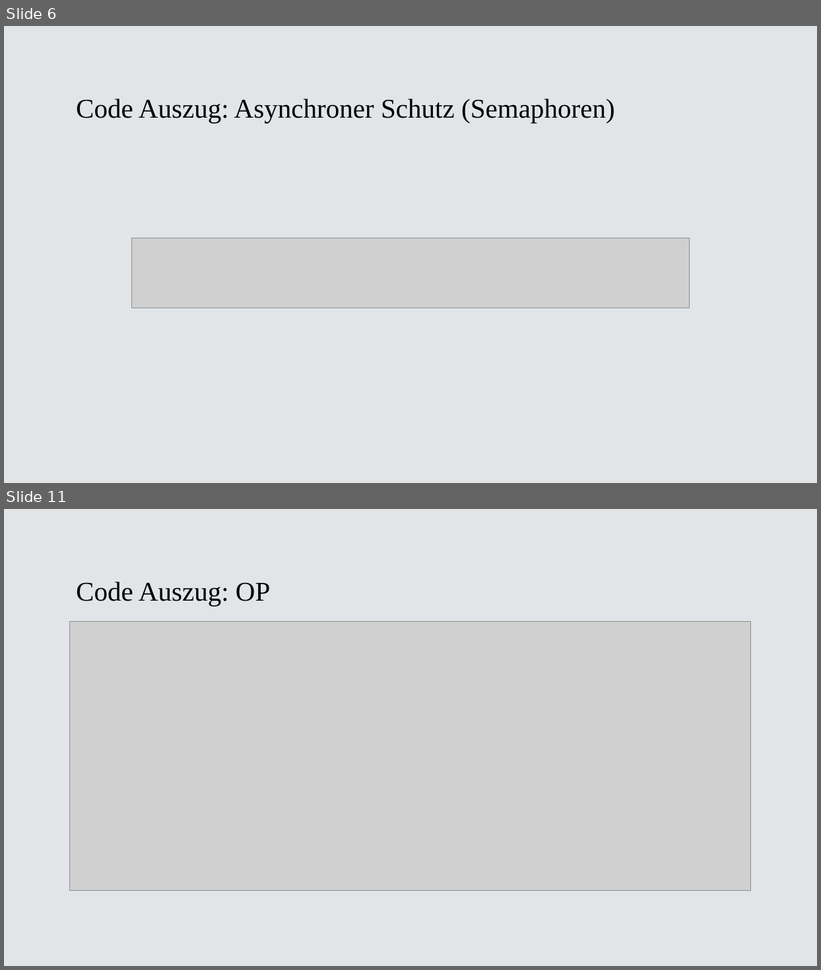
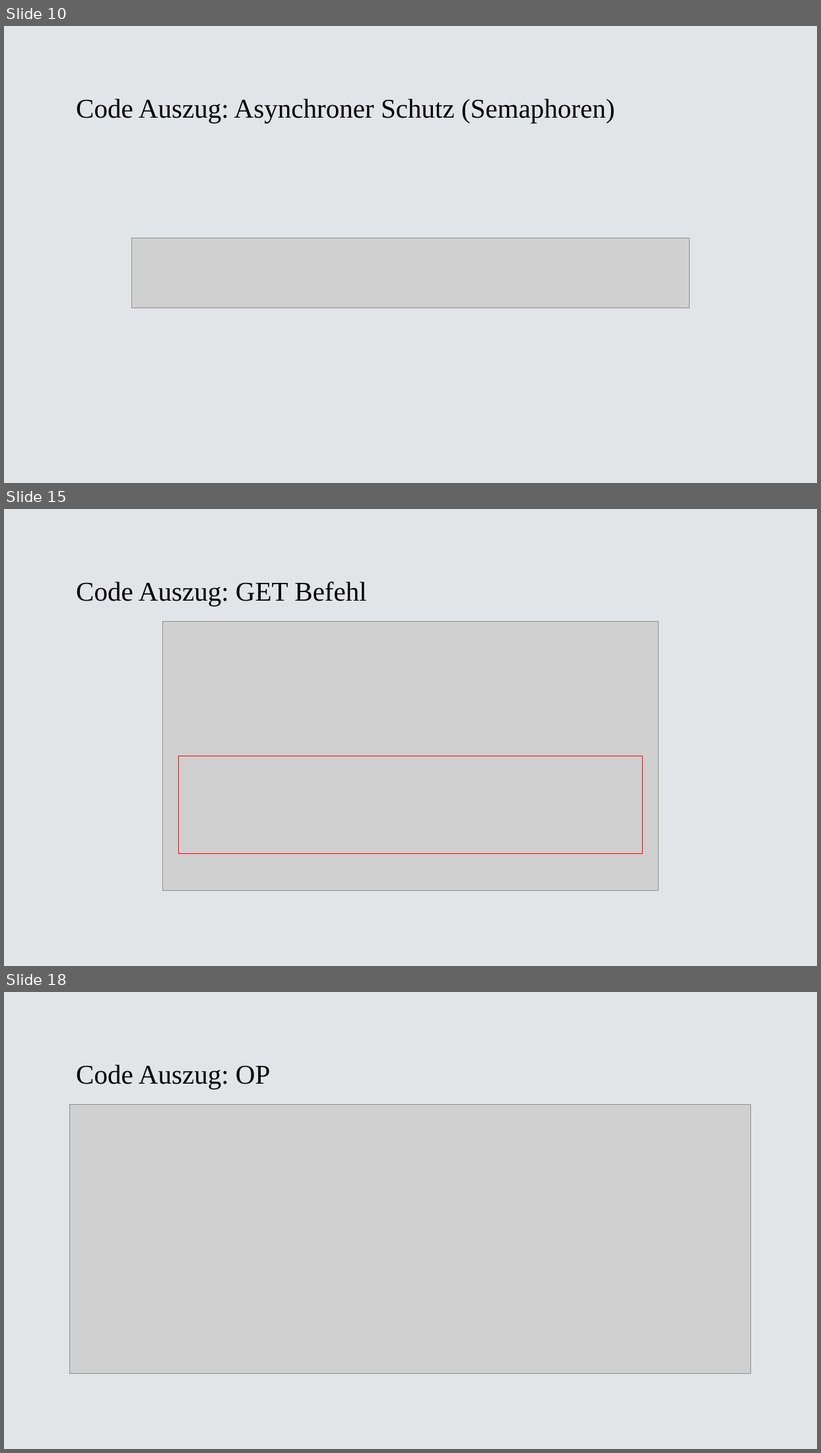
Before and after one commit to BitPaw/C_Socket, a slide deck: Dokumente/BVS.pptx. Shown one above the other, each under a label of ours: slides 6 and 11 before the commit, slides 10, 15 and 18 after it; the slides between them are not shown. The pictures are 821x970 and 821x1453 pixels, drawn with LibreOffice and Linux fonts; fonts in the diff are those of the drawing; grey boxes stand for pictures. Boxes give left, top, right and bottom in pixels: in the first picture for what was removed or moved away, otherwise in the second. Text is boxed around its words. In the diff, an @@ line names an element or a change of style, - is before the commit and + after.

```diff
--- a/Dokumente/BVS.pptx
+++ b/Dokumente/BVS.pptx
@@ slide 15 added at (4,509,817,966), background #E2E5E8 @@
@@ title added at (76,582,366,606), 32 pt, text #000000 @@
+Code Auszug: GET Befehl
@@ picture added at (162,621,659,891) @@
@@ rectangle added at (178,756,643,854), outline #FF0000 0.85 pt @@
@@ what was slide 6 is now slide 10 @@
@@ what was slide 11 is now slide 18 @@
```
Also in this commit, not shown: 8 slides changed, 6 other slides added.
